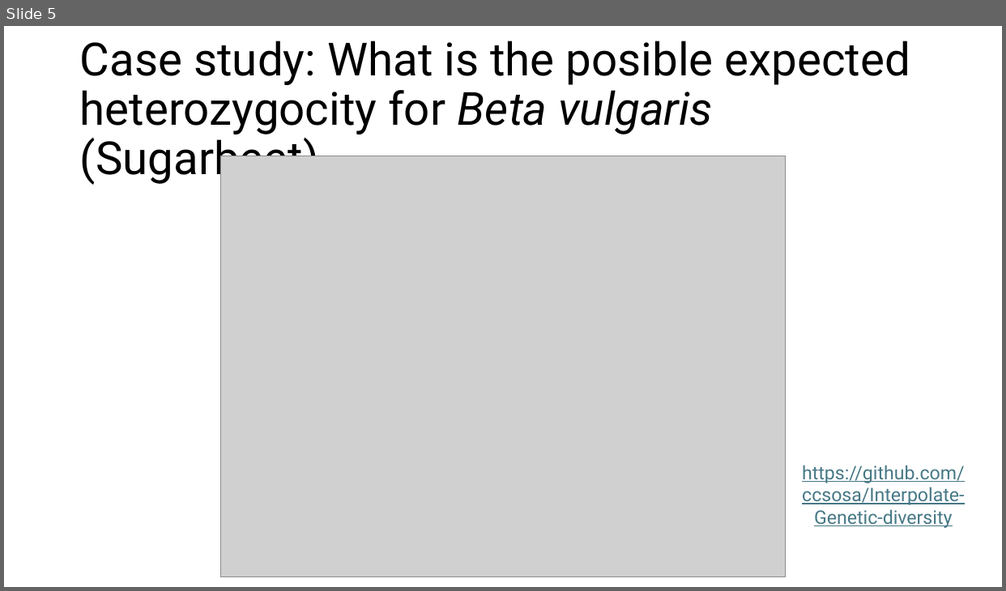
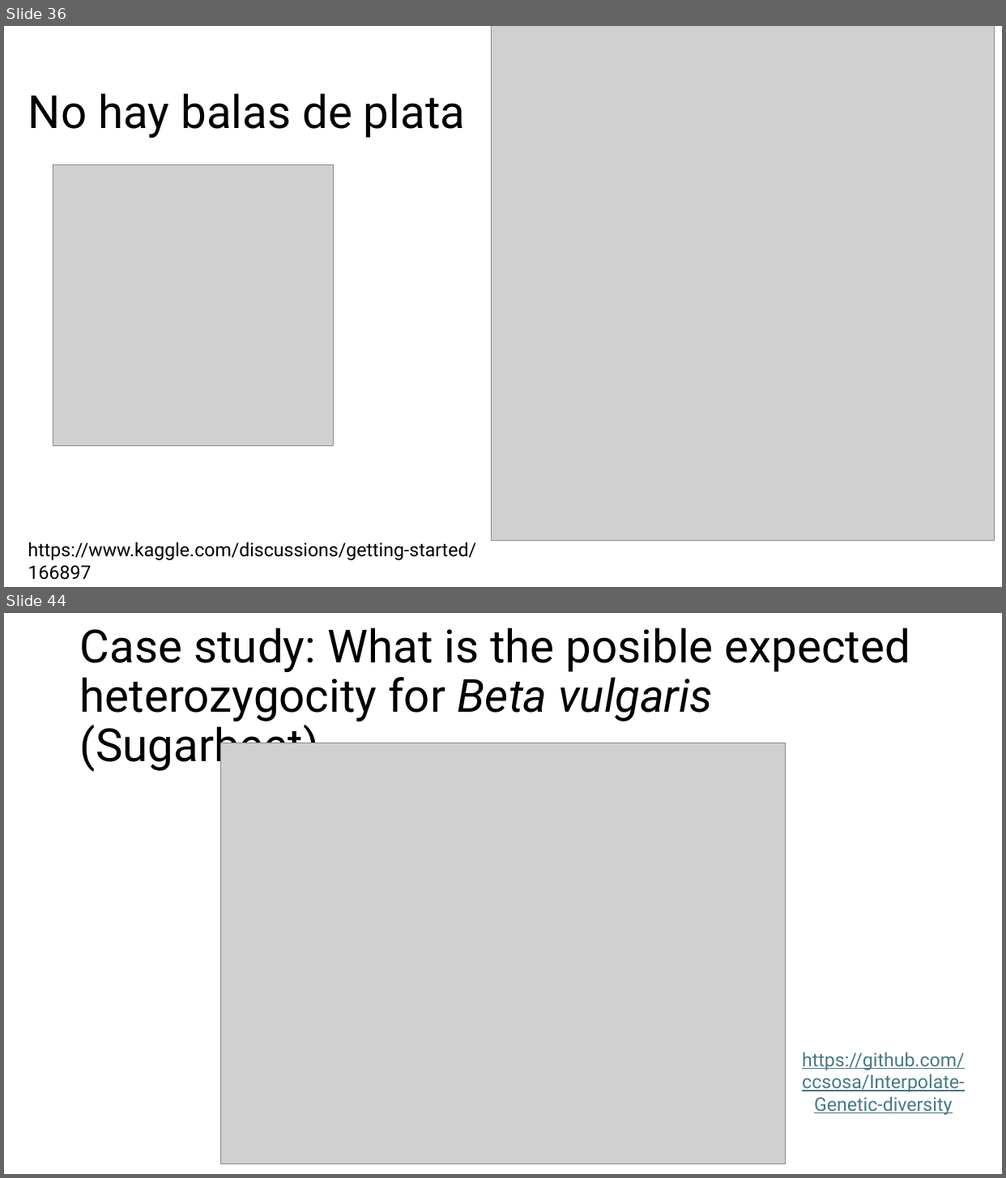
Before and after one commit to ccsosa/SDM_2026_2, a slide deck: 003_Machine_learning_R/Introduction to machine learning in R!.pptx. Shown one above the other, each under a label of ours: slide 5 before the commit, slides 36 and 44 after it; the slides between them are not shown. The pictures are 1006x591 and 1006x1178 pixels, drawn with LibreOffice and Linux fonts; fonts in the diff are those of the drawing; grey boxes stand for pictures. Boxes give left, top, right and bottom in pixels: in the first picture for what was removed or moved away, otherwise in the second. Text is boxed around its words. In the diff, an @@ line names an element or a change of style, - is before the commit and + after.

```diff
--- a/003_Machine_learning_R/Introduction to machine learning in R!.pptx
+++ b/003_Machine_learning_R/Introduction to machine learning in R!.pptx
@@ slide 36 added at [4,26,1002,587], background #FFFFFF @@
@@ picture added at [492,26,995,541] @@
@@ title added at [28,93,465,138], 44 pt, text #000000 @@
+No hay balas de plata
@@ picture added at [53,165,334,446] @@
@@ text added at [28,542,476,580], 18 pt, text #000000 @@
+https://www.kaggle.com/discussions/getting-started/166897
@@ what was slide 5 is now slide 44 @@
```
Also in this commit, not shown: 44 other slides added, 7 slides removed, 26 other files.
